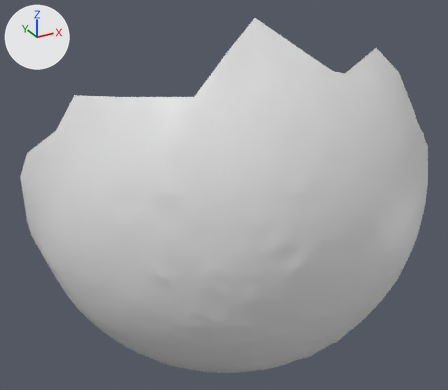
An edit to the OBJ model res/final/camerafocus/cleanedup/CameraFocus_M20.000001.obj, drawn before and after from the same camera.
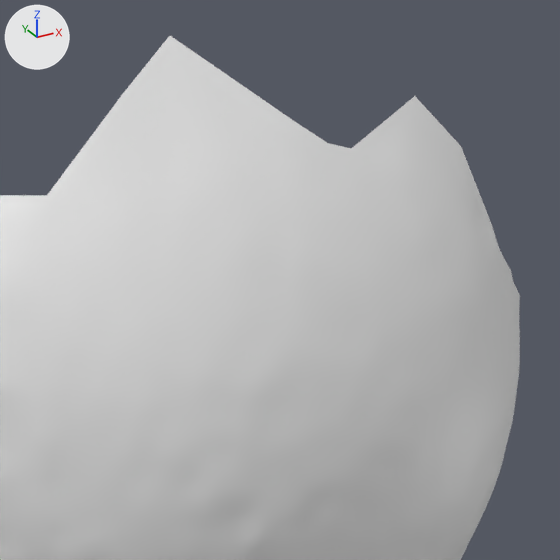
Each version is shown whole from a camera (50 mm lens) standing at (-206.9, -356.9, 5.5) and looking at (-103.1, -168.2, -88.9), then close up on the part from 38% to 100% of the width and 0% to 71% of the height. Arrows for +X, +Y and +Z are at upper left; the lights stay in place. Where no turn or scale is listed for an object, it has been applied to the vertices.

The scene before the commit, as lines of its bpy script (objects in view):
```python
me_camerafocus_m20_000001 = bpy.data.meshes.new('CameraFocus_M20.000001')
me_camerafocus_m20_000001.from_pydata(...)  # 3375 vertices, 6701 faces; spans x -171.0..-16.0, y -226.0..-127.0, z -169.0..-21.0
ob_camerafocus_m20_000001 = bpy.data.objects.new('CameraFocus_M20.000001', me_camerafocus_m20_000001)
ob_camerafocus_m20_000001.location = (0.0, 0.0, 0.0)
```
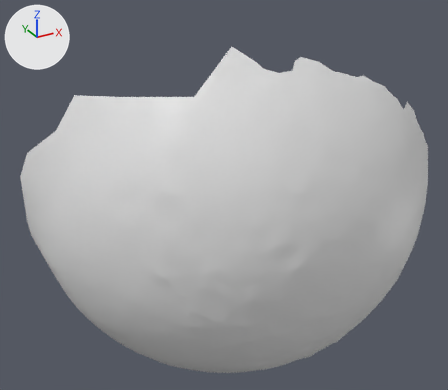
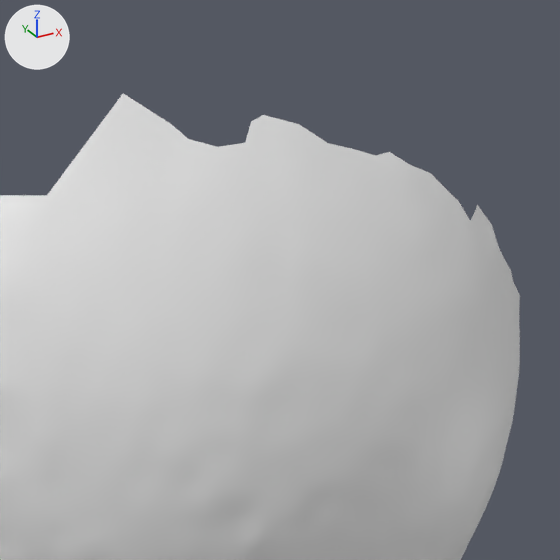
What changed in the scene script:
```text
Change me_camerafocus_m20_000001:
    used by ob_camerafocus_m20_000001; location = (0.0, 0.0, 0.0)
    remove me_camerafocus_m20_000001.from_pydata(...)  # 3375 vertices, 6701 faces; spans x -171.0..-16.0, y -226.0..-127.0, z -169.0..-21.0
    add me_camerafocus_m20_000001.from_pydata(...)  # 3371 vertices, 6677 faces; spans x -171.0..-18.0, y -226.0..-127.0, z -169.0..-28.0
    me_camerafocus_m20_000001 part 1
    3 vertices are removed from x -104.0..-52.0, y -200.0..-190.0, z -42.0..-21.0
    18 faces are deleted
```

Pixel boxes (x1, y1, x2, y2) of what changed, in the close-ups (560 x 560 px):
'CameraFocus_M20.000001', reshaped
    before: (0, 36, 520, 560)
    after: (0, 94, 520, 560)
part 1 of me_camerafocus_m20_000001, deleted
    before: (123, 36, 491, 223)
